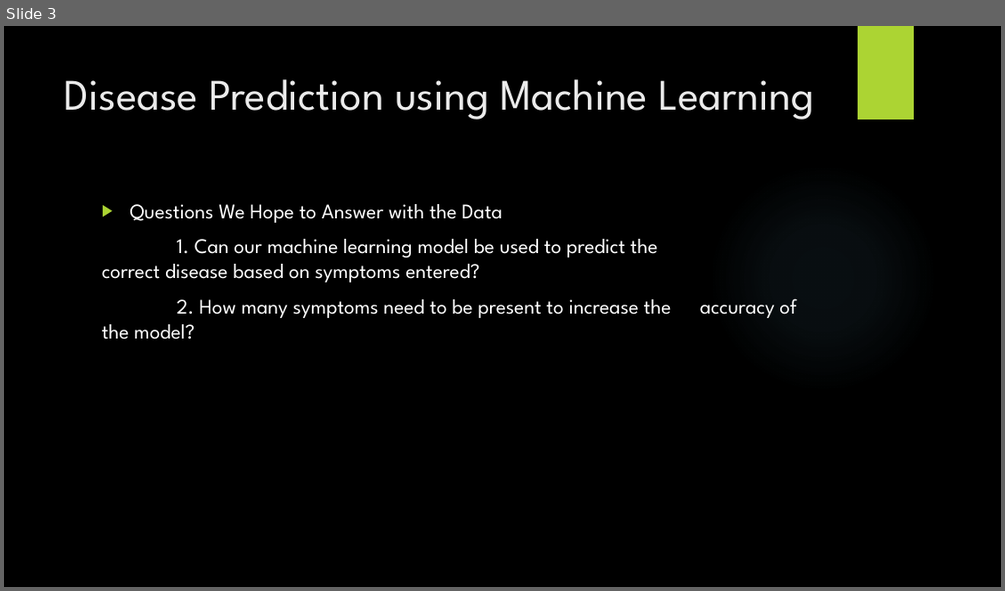
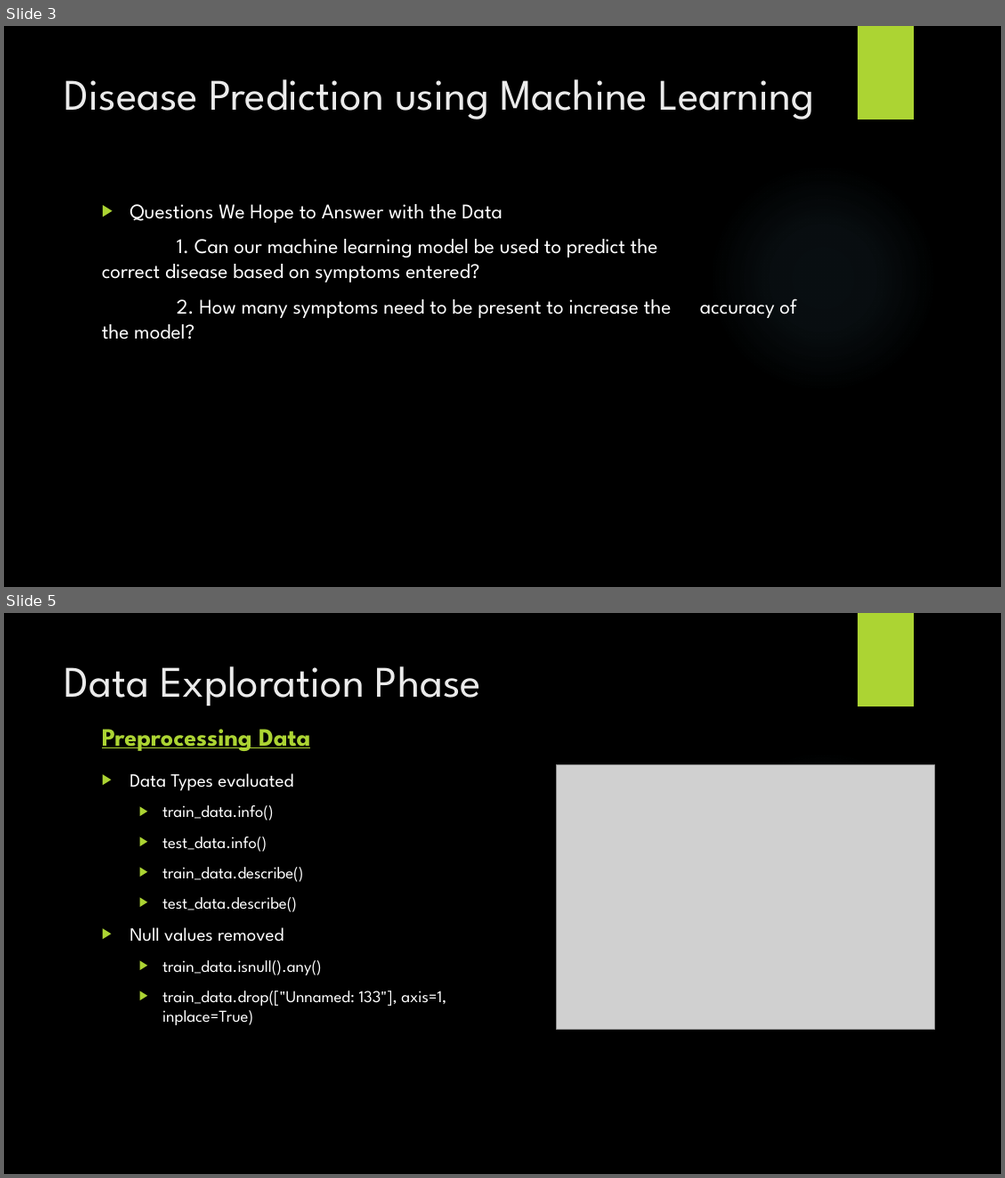
Before and after one commit to johnsetzer3/Disease_Prediction, a slide deck: Team_Code Blue Final Project.pptx. Shown one above the other, each under a label of ours: slide 3 before the commit, slides 3 and 5 after it; the slides between them are not shown. The pictures are 1005x591 and 1005x1178 pixels, drawn with LibreOffice and Linux fonts; fonts in the diff are those of the drawing; grey boxes stand for pictures; background and template pictures are left out. Boxes give left, top, right and bottom in pixels: in the first picture for what was removed or moved away, otherwise in the second. Text is boxed around its words. In the diff, an @@ line names an element or a change of style, - is before the commit and + after.

```diff
--- a/Team_Code Blue Final Project.pptx
+++ b/Team_Code Blue Final Project.pptx
@@ slide 5 added at <box>4,613,1001,1174</box>, background picture (left out); not listed: 2 template elements that a slide beside it also shows @@
@@ title added at <box>65,666,481,706</box>, 42 pt, text #EBEBEB @@
+Data Exploration Phase
@@ text added at <box>102,729,310,751</box>, 24 pt, text #ACD433, bold, underline @@
+Preprocessing Data
@@ picture added at <box>557,765,934,1030</box> @@
@@ text added at <box>129,773,446,1025</box>, 16 pt, text #FFFFFF @@
+▶ Data Types evaluated
+  ▶ train_data.info()
+  ▶ test_data.info()
+  ▶ train_data.describe()
+  ▶ test_data.describe()
+▶ Null values removed
+  ▶ train_data.isnull().any()
+  ▶ train_data.drop(["Unnamed: 133"], axis=1, inplace=True)
```
Also in this commit, not shown: 3 slides changed, 15 other slides added, 1 other file.
